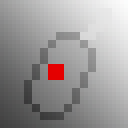
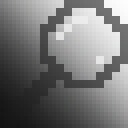
Layered file, before and after one edit (128x128). Changes by layer:
added layer "Layer 2 copy" (overlay, 75%) above "Layer 5" over (x1=0, y1=0, x2=128, y2=128)
added layer "Layer 5" above "Layer 2" over (x1=0, y1=0, x2=128, y2=128)
hid "Layer 4" over (x1=24, y1=8, x2=112, y2=120)
